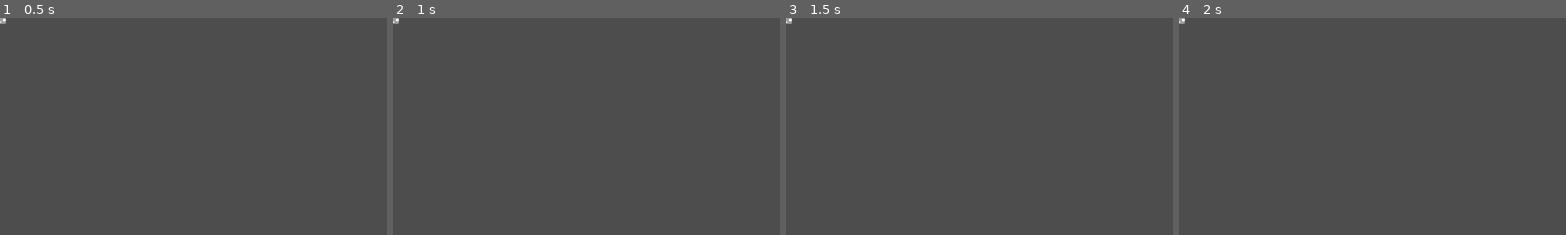
Above: before the commit, frames 1-4 (left to right).
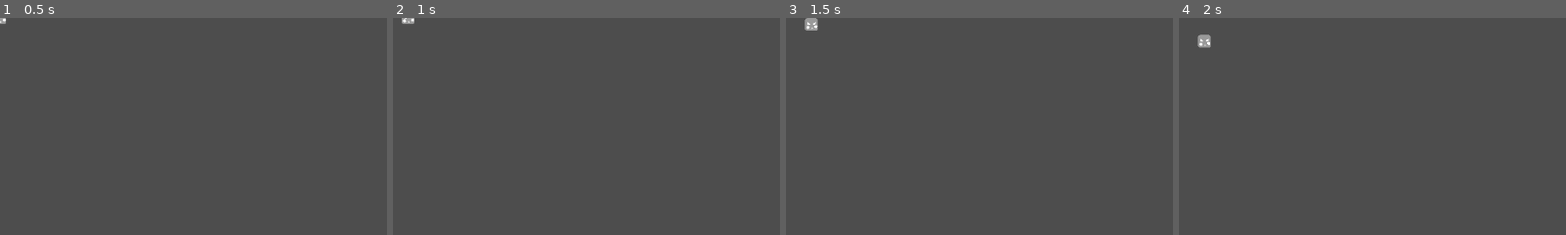
Above: after the commit, the same moments.

Repository: inkeaton/TakeThemOut
Game: Godot game, scene res://agents/player/player.tscn
Two runs of this game, one before a commit and one after it. Both use one fixed random seed, a clock stepped at 60 frames per second and the inputs below. The project has no main scene, so this scene is started directly.
Inputs:
- Up to frame 1 (0.5 s): no input
- Up to frame 2 (1 s): tap Enter at 0.5 s; hold Right (right, bound only after the commit) from 0.53 s (still down)
- Up to frame 3 (1.5 s): tap Space at 1.25 s; release Right (right, bound only after the commit) at 1.28 s; hold Down (down, bound only after the commit) from 1.28 s (still down)
- Up to frame 4 (2 s): keep holding Down (down, bound only after the commit)
The pictures show only the part of the screen within x 0-50%, y 0-50%; the shares and areas given below are measured in that part.

Frame 1 is identical in both runs. In frame 2, 0.1% of the frame differs, in the area x 0-6%, y 0-3%; in frame 3, 0.2%; in frame 4, 0.2%, in the area x 0-9%, y 0-14%.

Commit message:
added basic player movements, added debug messages libraries

Diff:
--- a/agents/player/player.tscn
+++ b/agents/player/player.tscn
@@ -1,13 +1,11 @@
-[gd_scene load_steps=5 format=3 uid="uid://d2bes6s2x63nn"]
+[gd_scene load_steps=4 format=3 uid="uid://d2bes6s2x63nn"]
 
 [ext_resource type="PackedScene" uid="uid://lms00lsdbkvh" path="res://agents/agent/agent.tscn" id="1_2mkl1"]
 [ext_resource type="Texture2D" uid="uid://fflsxqgfc6ve" path="res://agents/player/res/playerTMP.png" id="2_0csw4"]
 [ext_resource type="Script" uid="uid://ck5g66iimnqo4" path="res://agents/player/src/player.gd" id="2_atwkx"]
-[ext_resource type="Material" uid="uid://cyutonnakdbcg" path="res://agents/player/res/lineboil.tres" id="3_depcx"]
 
 [node name="Player" instance=ExtResource("1_2mkl1")]
 script = ExtResource("2_atwkx")
 
 [node name="Sprite" parent="." index="2"]
-material = ExtResource("3_depcx")
 texture = ExtResource("2_0csw4")
--- a/agents/player/src/player.gd
+++ b/agents/player/src/player.gd
@@ -1,5 +1,50 @@
-extends Node
+class_name Player
+extends CharacterBody2D
 
+#//////////////////////////////////////////////////////////////////////////////#
+
+@export_category("Physics") #//////////////////////////////////////////////////#
+## Base Movement Speed
+@export var DEFAULT_SPEED: float = 50.0
+
+## Movement factor, use to modify speed
+var speed_factor: float = 1.0 :
+	set(new_factor):
+		speed_factor = new_factor
+		speed = DEFAULT_SPEED * speed_factor
+
+## Current speed
+@onready var speed: float = DEFAULT_SPEED * speed_factor
+
+## Weight of the object, used for knockback
+@export var DEFAULT_WEIGHT: float = 100
+
+## Weight factor, use to modify weight
+var weight_factor: float = 1.0:
+	set(new_factor):
+		weight_factor = new_factor
+		weight = DEFAULT_WEIGHT * weight_factor
+
+## Current Weight
+@onready var weight: float = DEFAULT_WEIGHT * weight_factor
+
+## How much the floor slows us down
+var resistance: float = 1.0:
+	set(new_resistance):
+		resistance = clampf(new_resistance, 0, INF)
+
+## How much we slide on the floor
+var friction: float = 100:
+	get():
+		return friction * speed/100
+
+# Used ofr determing movemnt directions
+const SECTOR_ANGLE := TAU / 8
+
+## Last pressed direction
+var last_dpad_direction: Vector2 = Vector2.ZERO
+
+#//////////////////////////////////////////////////////////////////////////////#
 
 # Called when the node enters the scene tree for the first time.
 func _ready() -> void:
@@ -9,3 +54,69 @@
 # Called every frame. 'delta' is the elapsed time since the previous frame.
 func _process(delta: float) -> void:
 	pass
+
+
+func _physics_process(_delta: float) -> void:
+	compute_movement()
+	move_and_slide()
+
+func die() -> void:
+	Messages.print_message("I'm dead :(", name)
+	self.queue_free()
+
+func compute_animations(dpad_direction: Vector2 = Vector2.ZERO) -> void:
+	## TBD use actual animations, learn about animaion trees
+	var anim_string: String
+	anim_string = "idle"
+
+	if dpad_direction != Vector2.ZERO:
+		var ang = dpad_direction.angle()
+		if ang < 0:
+			ang += TAU
+
+		match int(floor((ang + SECTOR_ANGLE * 0.5) / SECTOR_ANGLE)):
+			0: #est
+				anim_string = "walk"
+				$Sprite.flip_h = false
+			1:
+				anim_string = "walk"
+				$Sprite.flip_h = false
+			2:
+				anim_string = "walk"
+			3:
+				anim_string = "walk"
+				$Sprite.flip_h = true
+			4:
+				anim_string = "walk"
+				$Sprite.flip_h = true
+			5:
+				anim_string = "walk_up"
+				$Sprite.flip_h = true
+			6:
+				anim_string = "walk_up"
+			7:
+				anim_string = "walk_up"
+				$Sprite.flip_h = false
+
+## Compute movement generated by user input
+func compute_input_movement() -> Vector2:
+	# Get dpad movement
+	var dpad_direction = Input.get_vector("left", "right", "up", "down")
+	## TBD: find a better place to call this
+	# Set animations accordingly
+	compute_animations(dpad_direction)
+	# Save if changed from before
+	if dpad_direction != Vector2.ZERO and dpad_direction != last_dpad_direction:
+		last_dpad_direction = dpad_direction
+	# Compute intended movement
+	var dpad_velocity = dpad_direction * speed
+	# Return final result
+	return dpad_velocity
+
+## Compute actual movement
+func compute_movement():
+	var input_velocity 		= compute_input_movement()
+	# Put all together
+	var abstract_velocity = input_velocity
+	# Apply physics
+	velocity = velocity.move_toward(abstract_velocity / resistance, friction)
--- /dev/null
+++ b/libraries/messages.gd
@@ -0,0 +1,9 @@
+class_name Messages extends RefCounted
+
+#//////////////////////////////////////////////////////////////////////////////#
+
+static func print_message(message: String, origin: String):
+	print_rich("[color=Greenyellow][b]MESSAGE[/b] - from [u]" + origin + "[/u][/color]: " + message)
+
+static func print_variable(variable, variable_name: String, origin: String):
+	print_message("La variabile \"[u]" + variable_name + "[/u]\" ha valore: " + var_to_str(variable), origin)
--- /dev/null
+++ b/libraries/warnings.gd
@@ -0,0 +1,9 @@
+class_name Warnings extends RefCounted
+
+#//////////////////////////////////////////////////////////////////////////////#
+
+static func print_warning(message : String, origin : String):
+	print_rich("[color=Goldenrod][b]WARNING[/b] - from [u]" + origin + "[/u][/color]: " + message)
+
+static func not_defined(method_name : String, origin : String):
+	print_warning("Il metodo astratto \"[u]" + method_name + "()[/u]\" non è stato ridefinito", origin)
--- a/project.godot
+++ b/project.godot
@@ -14,6 +14,29 @@
 config/features=PackedStringArray("4.5", "Forward Plus")
 config/icon="res://icon.svg"
 
+[input]
+
+left={
+"deadzone": 0.2,
+"events": [Object(InputEventKey,"resource_local_to_scene":false,"resource_name":"","device":-1,"window_id":0,"alt_pressed":false,"shift_pressed":false,"ctrl_pressed":false,"meta_pressed":false,"pressed":false,"keycode":0,"physical_keycode":4194319,"key_label":0,"unicode":0,"location":0,"echo":false,"script":null)
+]
+}
+up={
+"deadzone": 0.2,
+"events": [null, Object(InputEventKey,"resource_local_to_scene":false,"resource_name":"","device":-1,"window_id":0,"alt_pressed":false,"shift_pressed":false,"ctrl_pressed":false,"meta_pressed":false,"pressed":false,"keycode":0,"physical_keycode":4194320,"key_label":0,"unicode":0,"location":0,"echo":false,"script":null)
+]
+}
+right={
+"deadzone": 0.2,
+"events": [Object(InputEventKey,"resource_local_to_scene":false,"resource_name":"","device":-1,"window_id":0,"alt_pressed":false,"shift_pressed":false,"ctrl_pressed":false,"meta_pressed":false,"pressed":false,"keycode":0,"physical_keycode":4194321,"key_label":0,"unicode":0,"location":0,"echo":false,"script":null)
+]
+}
+down={
+"deadzone": 0.2,
+"events": [Object(InputEventKey,"resource_local_to_scene":false,"resource_name":"","device":-1,"window_id":0,"alt_pressed":false,"shift_pressed":false,"ctrl_pressed":false,"meta_pressed":false,"pressed":false,"keycode":0,"physical_keycode":4194322,"key_label":0,"unicode":0,"location":0,"echo":false,"script":null)
+]
+}
+
 [rendering]
 
 textures/canvas_textures/default_texture_filter=0
Not shown, added: libraries/messages.gd.uid
Not shown, added: libraries/warnings.gd.uid
